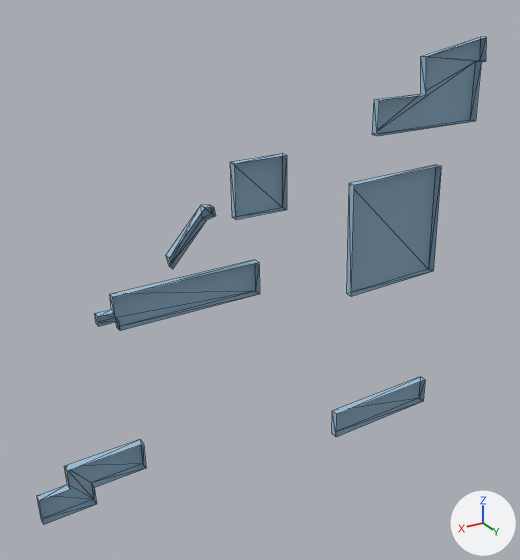
An edit to the OBJ model src/kickboard_sim/models/knu_campus/meshes/buildings_k27.obj, drawn before and after from the same camera.
Both versions are drawn from a 50 mm camera at (333.0, 232.0, -208.0) aimed at (190.0, -5.0, -327.0). Lighting does not change. The marker at lower right points along +X, +Y and +Z. The older version comes first. Mesh edges are drawn as thin lines. Where no turn or scale is listed for an object, it has been applied to the vertices.

The older version as bpy lines, for what is in view:
```python
me_buildings_k27 = bpy.data.meshes.new('buildings_k27')
me_buildings_k27.from_pydata(...)  # 84 vertices, 112 faces; spans x 78.0..292.0, y -3.0..0.0, z -417.0..-235.0
# faces by material slot: [84, 28]
me_buildings_k27.materials.append(mat_zone4)  # blue #9dc1db
me_buildings_k27.materials.append(mat_roof4)  # blue #8aaac1
ob_buildings_k27 = bpy.data.objects.new('buildings_k27', me_buildings_k27)
ob_buildings_k27.location = (0.0, 0.0, 0.0)
```
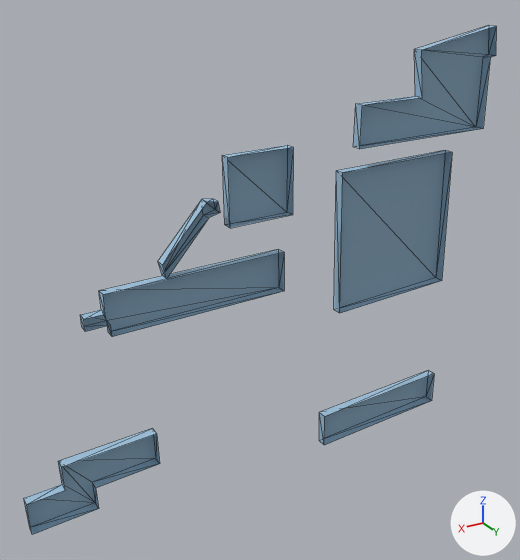
The change, as a diff of the scene's bpy script:
```diff
--- a/src/kickboard_sim/models/knu_campus/meshes/buildings_k27.obj.py
+++ b/src/kickboard_sim/models/knu_campus/meshes/buildings_k27.obj.py
@@ me_buildings_k27 @@
-me_buildings_k27.from_pydata(...)  # 84 vertices, 112 faces; spans x 78.0..292.0, y -3.0..0.0, z -417.0..-235.0
-me_buildings_k27.vertices[44].co = (80.0, 0.0, -245.0)  # pixel (481, 62)
-me_buildings_k27.vertices[45].co = (80.0, 0.0, -271.0)  # pixel (475, 121)
-me_buildings_k27.vertices[46].co = (136.0, 0.0, -272.0)  # pixel (377, 136)
-me_buildings_k27.vertices[47].co = (137.0, 0.0, -257.0)  # pixel (379, 100)
-me_buildings_k27.vertices[48].co = (111.0, 0.0, -257.0)  # pixel (426, 95)
-me_buildings_k27.vertices[49].co = (113.0, 0.0, -241.0)  # pixel (426, 56)
-me_buildings_k27.vertices[50].co = (79.0, 0.0, -235.0)  # pixel (486, 37)
-me_buildings_k27.vertices[51].co = (78.0, 0.0, -245.0)  # pixel (485, 61)
-me_buildings_k27.vertices[52].co = (80.0, -3.0, -245.0)  # pixel (475, 61)
-me_buildings_k27.vertices[53].co = (80.0, -3.0, -271.0)  # pixel (469, 120)
-me_buildings_k27.vertices[54].co = (136.0, -3.0, -272.0)  # pixel (372, 134)
-me_buildings_k27.vertices[55].co = (137.0, -3.0, -257.0)  # pixel (374, 99)
-me_buildings_k27.vertices[56].co = (111.0, -3.0, -257.0)  # pixel (420, 93)
-me_buildings_k27.vertices[57].co = (113.0, -3.0, -241.0)  # pixel (420, 56)
-me_buildings_k27.vertices[58].co = (79.0, -3.0, -235.0)  # pixel (480, 36)
-me_buildings_k27.vertices[59].co = (78.0, -3.0, -245.0)  # pixel (479, 60)
+me_buildings_k27.from_pydata(...)  # 84 vertices, 112 faces; spans x 72.0..296.0, y -4.0..0.0, z -419.0..-230.0
+# me_buildings_k27 part 1: the loose piece of 8 vertices spanning x 96.0..147.0, y -3.0..0.0, z -343.0..-289.0 is scaled about its middle by (1.25, 1.24, 1.24)
+# me_buildings_k27 part 2: the loose piece of 8 vertices spanning x 94.0..151.0, y -3.0..0.0, z -417.0..-402.0 is scaled about its middle by (1.23, 1.24, 1.25), then moved by (1.0, 0.0, 0.0)
+# me_buildings_k27 part 3: the loose piece of 16 vertices spanning x 194.0..262.0, y -3.0..0.0, z -331.0..-316.0 is scaled about its middle by (1.25, 1.24, 1.25), then moved by (-3.0, 0.0, 0.0)
+# me_buildings_k27 part 4: the loose piece of 12 vertices spanning x 213.0..233.0, y -3.0..0.0, z -311.0..-289.0 is scaled about its middle by (1.25, 1.24, 1.25), then moved by (0.0, 0.0, -1.0)
+# me_buildings_k27 part 5: the loose piece of 16 vertices spanning x 248.0..292.0, y -3.0..0.0, z -406.0..-384.0 is scaled about its middle by (1.25, 1.24, 1.25), then moved by (-1.0, 0.0, 0.0)
+# me_buildings_k27 part 6: the loose piece of 8 vertices spanning x 181.0..204.0, y -3.0..0.0, z -296.0..-274.0 is scaled about its middle by (1.25, 1.24, 1.25)
+# me_buildings_k27 part 7
+me_buildings_k27.vertices[44].co = (74.0, 0.0, -230.0)  # pixel (496, 26)
+me_buildings_k27.vertices[45].co = (72.0, 0.0, -243.0)  # pixel (495, 55)
+me_buildings_k27.vertices[46].co = (75.0, 0.0, -244.0)  # pixel (490, 57)
+me_buildings_k27.vertices[47].co = (74.0, 0.0, -275.0)  # pixel (483, 128)
+me_buildings_k27.vertices[48].co = (145.0, 0.0, -276.0)  # pixel (359, 149)
+me_buildings_k27.vertices[49].co = (145.0, 0.0, -258.0)  # pixel (362, 105)
+me_buildings_k27.vertices[50].co = (113.0, 0.0, -258.0)  # pixel (422, 97)
+me_buildings_k27.vertices[51].co = (116.0, 0.0, -238.0)  # pixel (421, 50)
+me_buildings_k27.vertices[52].co = (74.0, -4.0, -230.0)  # pixel (488, 25)
+me_buildings_k27.vertices[53].co = (72.0, -4.0, -243.0)  # pixel (488, 54)
+me_buildings_k27.vertices[54].co = (75.0, -4.0, -244.0)  # pixel (482, 57)
+me_buildings_k27.vertices[55].co = (74.0, -4.0, -275.0)  # pixel (475, 127)
+me_buildings_k27.vertices[56].co = (145.0, -4.0, -276.0)  # pixel (353, 147)
+me_buildings_k27.vertices[57].co = (145.0, -4.0, -258.0)  # pixel (355, 103)
+me_buildings_k27.vertices[58].co = (113.0, -4.0, -258.0)  # pixel (415, 96)
+me_buildings_k27.vertices[59].co = (116.0, -4.0, -238.0)  # pixel (414, 49)
 me_buildings_k27.materials.append(mat_zone4)
```

What differs and where, as boxes (x1, y1, x2, y2) in the pictures (520 x 560 px; the box of a moved part takes in the faces that stretch with it):
'buildings_k27', reshaped
    before: (37, 37, 486, 525)
    after: (24, 25, 496, 535)
part 1 of me_buildings_k27, moved or reshaped
    before: (347, 165, 441, 297)
    after: (334, 150, 452, 313)
part 2 of me_buildings_k27, moved or reshaped
    before: (332, 377, 425, 437)
    after: (319, 370, 434, 445)
part 3 of me_buildings_k27, moved or reshaped
    before: (95, 260, 260, 331)
    after: (80, 249, 284, 337)
part 4 of me_buildings_k27, moved or reshaped
    before: (166, 205, 216, 269)
    after: (158, 199, 220, 279)
part 5 of me_buildings_k27, moved or reshaped
    before: (37, 440, 146, 525)
    after: (24, 428, 160, 535)
part 6 of me_buildings_k27, moved or reshaped
    before: (230, 153, 287, 220)
    after: (222, 145, 293, 228)
part 7 of me_buildings_k27, moved or reshaped
    before: (372, 37, 486, 136)
    after: (353, 25, 496, 149)
